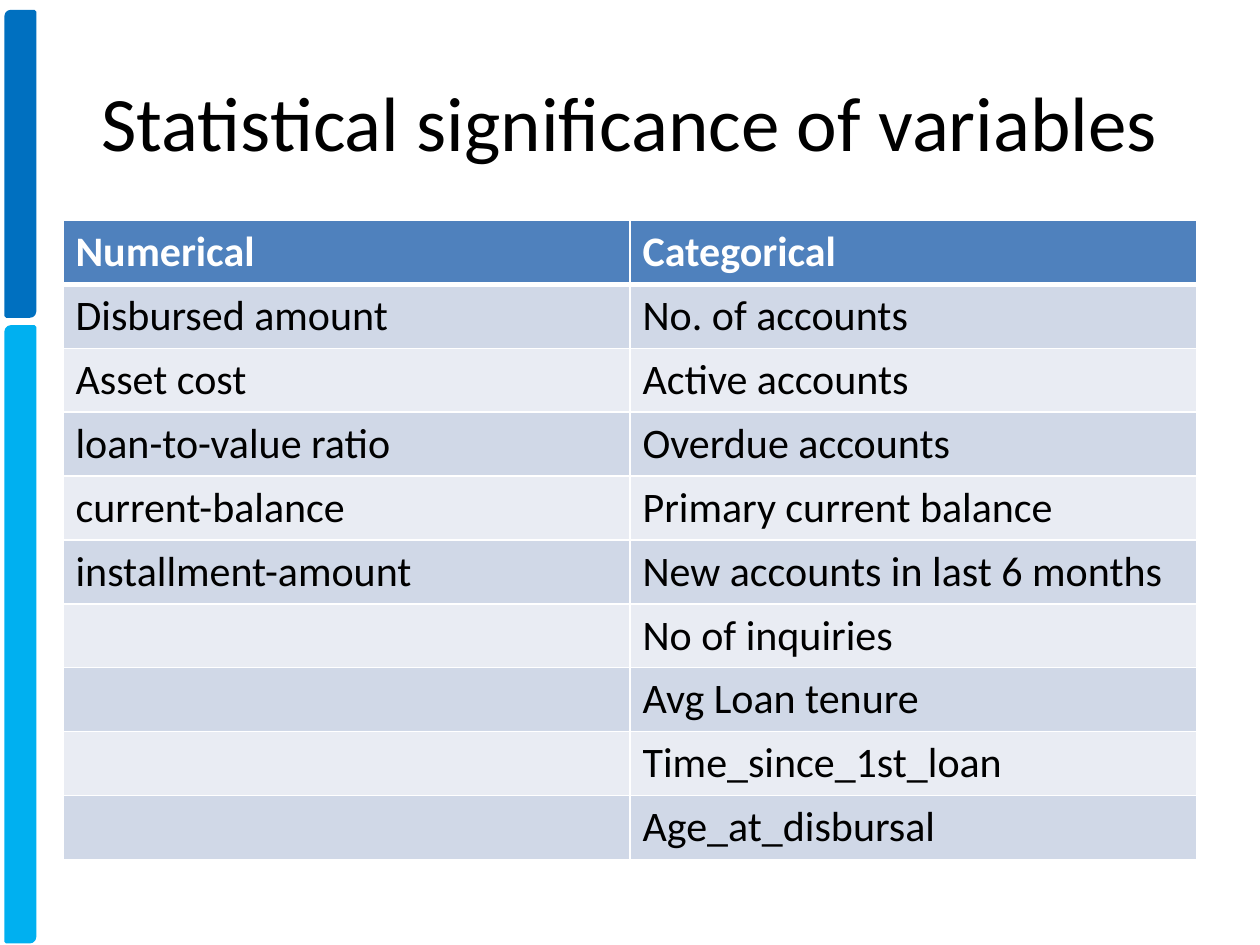
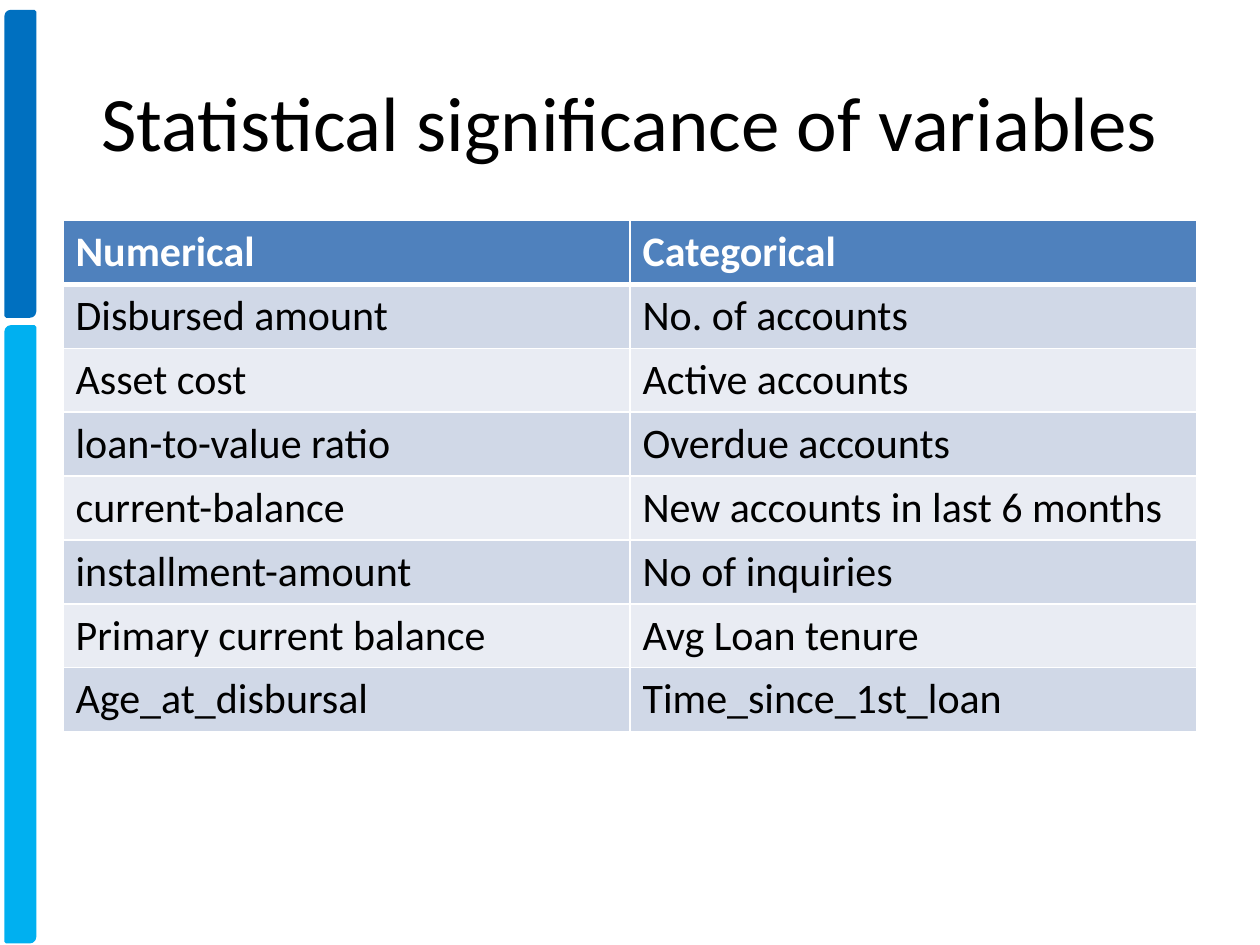
Before and after one commit to xavierigneous/Vehicle-Loan-Default-Prediction, a slide deck: slide 7 of Pravin Kumar/Vehicle Loan Default Prediction.pptx. Drawn at 1260x945 pixels with LibreOffice and Linux fonts; fonts in the diff are those of the drawing; background and template pictures are left out. Boxes give left, top, right and bottom in pixels: in the first picture for what was removed or moved away, otherwise in the second. Text is boxed around its words. In the diff, an @@ line names an element or a change of style, - is before the commit and + after.

```diff
--- a/Pravin Kumar/Vehicle Loan Default Prediction.pptx
+++ b/Pravin Kumar/Vehicle Loan Default Prediction.pptx
@@ table at bbox=[63, 220, 1197, 725] @@
-row 5: current-balance | Primary current balance
-row 6: installment-amount | New accounts in last 6 months
-row 7:  | No of inquiries
-row 8:  | Avg Loan tenure
-row 9:  | Time_since_1st_loan
-row 10:  | Age_at_disbursal
+row 5: current-balance | New accounts in last 6 months
+row 6: installment-amount | No of inquiries
+row 7: Primary current balance | Avg Loan tenure
+row 8: Age_at_disbursal | Time_since_1st_loan
```
